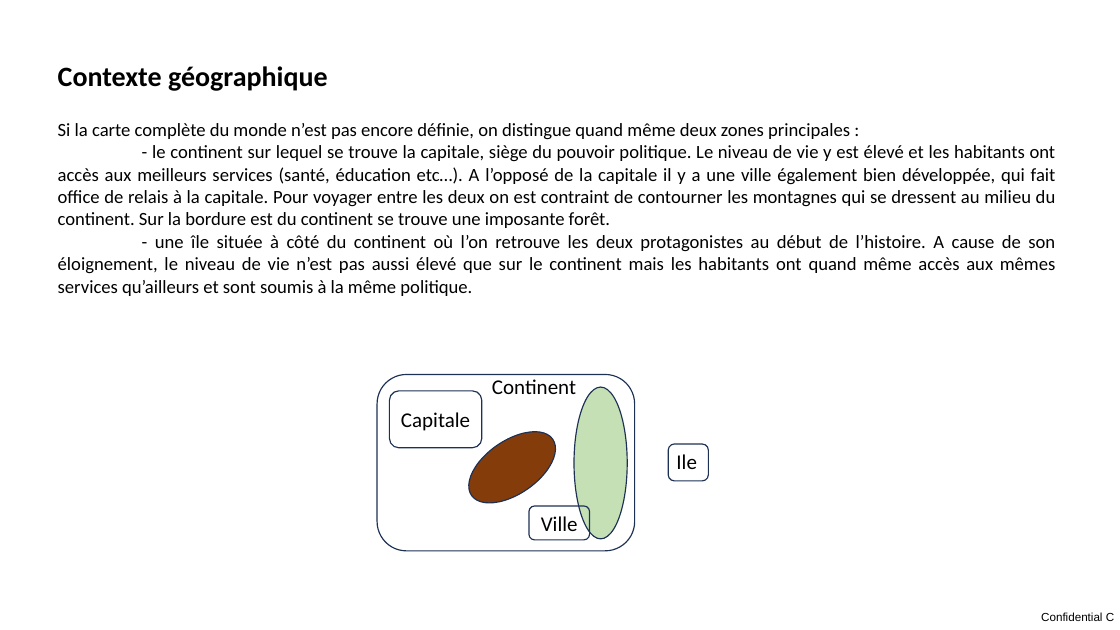
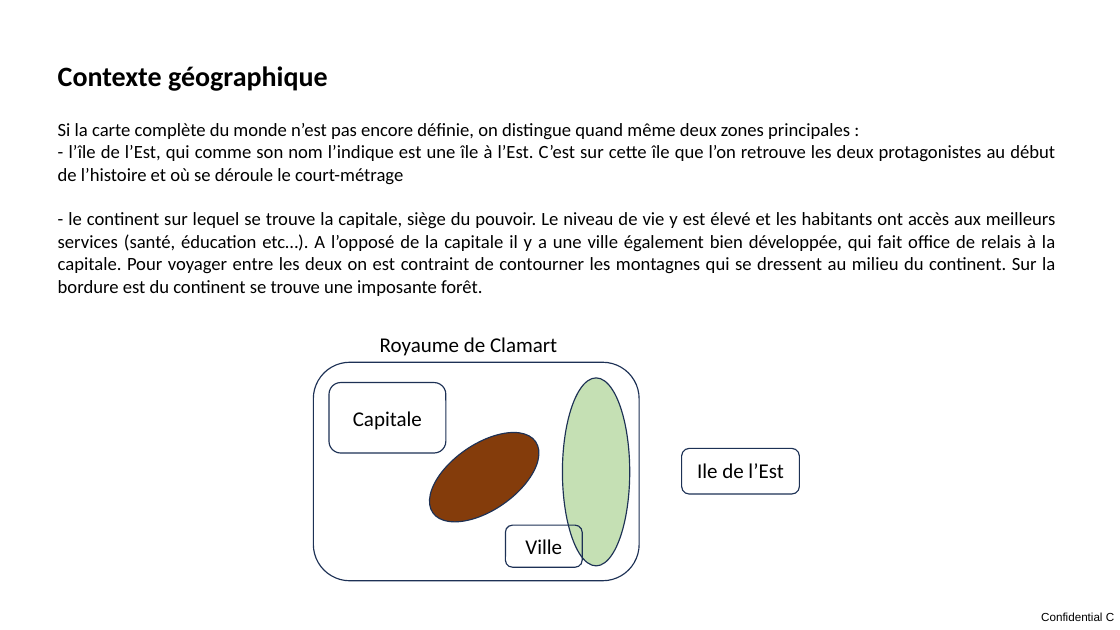
Before and after one commit to Audichu/Formation_studi, a slide deck: slide 7 of 01_WorkInProgress/01_PréProd/intention.pptx. Drawn at 1120x630 pixels with LibreOffice and Linux fonts; fonts in the diff are those of the drawing. Boxes give left, top, right and bottom in pixels: in the first picture for what was removed or moved away, otherwise in the second. Text is boxed around its words. In the diff, an @@ line names an element or a change of style, - is before the commit and + after.

```diff
--- a/01_WorkInProgress/01_PréProd/intention.pptx
+++ b/01_WorkInProgress/01_PréProd/intention.pptx
@@ text at (x1=58, y1=145, x2=1055, y2=296): text changed @@
-- le continent sur lequel se trouve la capitale, siège du pouvoir politique. Le niveau de vie y est élevé et les habitants ont accès aux meilleurs services (santé, éducation etc…). A l’opposé de la capitale il y a une ville également bien développée, qui fait office de relais à la capitale. Pour voyager entre les deux on est contraint de contourner les montagnes qui se dressent au milieu du continent. Sur la bordure est du continent se trouve une imposante forêt.
-- une île située à côté du continent où l’on retrouve les deux protagonistes au début de l’histoire. A cause de son éloignement, le niveau de vie n’est pas aussi élevé que sur le continent mais les habitants ont quand même accès aux mêmes services qu’ailleurs et sont soumis à la même politique.
+- l’île de l’Est, qui comme son nom l’indique est une île à l’Est. C’est sur cette île que l’on retrouve les deux protagonistes au début de l’histoire et où se déroule le court-métrage
+- le continent sur lequel se trouve la capitale, siège du pouvoir. Le niveau de vie y est élevé et les habitants ont accès aux meilleurs services (santé, éducation etc…). A l’opposé de la capitale il y a une ville également bien développée, qui fait office de relais à la capitale. Pour voyager entre les deux on est contraint de contourner les montagnes qui se dressent au milieu du continent. Sur la bordure est du continent se trouve une imposante forêt.
@@ text at (x1=380, y1=337, x2=557, y2=356): text changed @@
-Continent
+Royaume de Clamart
@@ rounded rectangle resized from (x1=377, y1=375, x2=635, y2=551) to (x1=313, y1=362, x2=639, y2=581) @@
@@ rounded rectangle "Capitale" resized from (x1=390, y1=391, x2=482, y2=448) to (x1=329, y1=382, x2=446, y2=453) @@
@@ ellipse resized from (x1=574, y1=387, x2=627, y2=539) to (x1=563, y1=378, x2=630, y2=566) @@
@@ ellipse resized from (x1=457, y1=418, x2=568, y2=518) to (x1=414, y1=415, x2=555, y2=541) @@
@@ rounded rectangle resized from (x1=669, y1=444, x2=709, y2=481) to (x1=682, y1=449, x2=800, y2=494) @@
@@ text at (x1=697, y1=463, x2=783, y2=478): text changed @@
-Ile
+Ile de l’Est
@@ rounded rectangle "Ville" resized from (x1=529, y1=506, x2=590, y2=539) to (x1=506, y1=525, x2=582, y2=567) @@
```
Also in this commit, not shown: 5 other slides changed.
